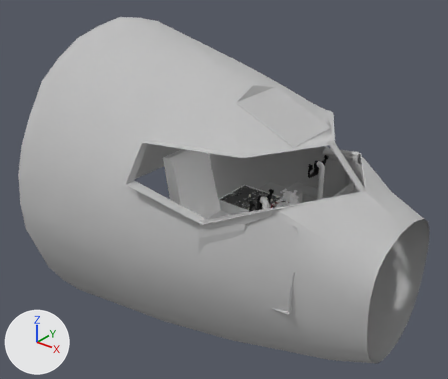
The glTF model b738/cockpit.glb, before and after one commit.
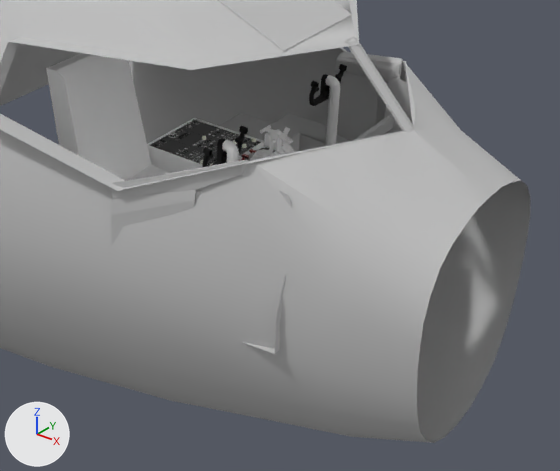
There are two pictures of each version: one whole from a 50 mm lens placed at (20.44, -4.65, 3.45), pointed at (16.78, -0.07, 0.62), one close up on the part from 31% to 100% of the width and 32% to 100% of the height. Every picture has the same lights, and +X, +Y and +Z are marked at lower left. The first two pictures are the older version. Vertices at exactly the same position are counted once.

The scene before the commit, as lines of its bpy script (objects in view):
```python
ob_anim832 = bpy.data.objects.new('anim832', me_anim832)
ob_anim832.location = (0.0, 0.0, 0.0)
ob_anim833 = bpy.data.objects.new('anim833', me_anim833)
ob_anim833.location = (0.0, 0.0, 0.0)
ob_anim834 = bpy.data.objects.new('anim834', me_anim834)
ob_anim834.location = (0.0, 0.0, 0.0)
ob_anim835 = bpy.data.objects.new('anim835', me_anim835)
ob_anim835.location = (0.0, 0.0, 0.0)
ob_body = bpy.data.objects.new('body', me_body)
ob_body.location = (0.0, 0.0, 0.0)
```
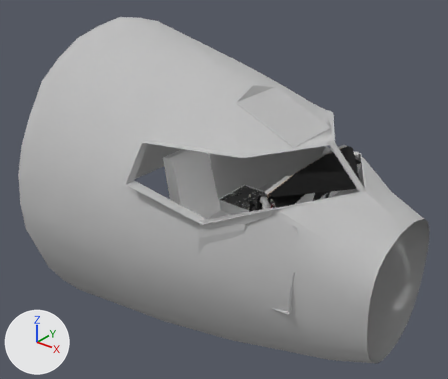
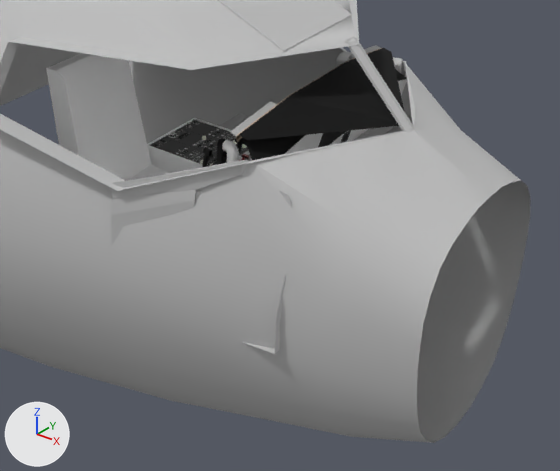
What changed in the scene script:
```text
Add img_rmi_webp:
    img_rmi_webp = load_image('RMI.webp', 'ctex/RMI.webp', 1024, 1024, 'sRGB')
Add img_du_panel_webp:
    img_du_panel_webp = load_image('du-panel.webp', 'ctex/du-panel.webp', 256, 256, 'sRGB')
Change mat_mat_003:
    mat_mat_003.base_color: (1.0, 1.0, 0.89) -> (0.0, 0.0, 0.0)  # white #fffff2 -> black #000000
Change mat_mat_005:
    mat_mat_005.base_color: (0.8, 0.8, 0.8) -> (0.473, 0.346, 0.258)  # white #e7e7e7 -> beige #b79f8b
Change mat_mat_006:
    mat_mat_006.base_color: (0.0, 0.0, 0.0) -> (1.0, 1.0, 0.89)  # black #000000 -> white #fffff2
Add mat_rmi_png:
    mat_rmi_png = bpy.data.materials.new('RMI.png')
    # uses the picture img_rmi_webp
Add mat_du_panel_png:
    mat_du_panel_png = bpy.data.materials.new('du-panel.png')
    # uses the picture img_du_panel_webp
Add mat_mat_007:
    mat_mat_007 = principled_material('mat.007')
    mat_mat_007.base_color = (1.0, 0.0, 0.003)  # red #ff000a
    mat_mat_007.roughness = 1.0
Change me_body:
    used by ob_body; location = (0.0, 0.0, 0.0)
    remove me_body.from_pydata(...)  # 11037 vertices, 20060 faces; spans x 15.25..18.74, y -1.51..1.55, z -1.23..2.2
    add me_body.from_pydata(...)  # 14096 vertices, 25526 faces; spans x 15.25..18.74, y -1.51..1.55, z -1.23..2.2
    me_body part 1: 1471 vertices added at x 17.68..18.28, y -0.74..0.78, z 0.12..1.17
    other edits to the shape of me_body do not show in these pictures
    add me_body.materials.append(mat_rmi_png)
    add me_body.materials.append(mat_du_panel_png)
    add me_body.materials.append(mat_mat_005)  # beige #b79f8b
    add me_body.materials.append(mat_mat_006)  # white #fffff2
    add me_body.materials.append(mat_mat_007)  # red #ff000a
Change me_anim834:
    where me_anim834.from_pydata(...)  # 493 vertices, 900 faces; spans x 17.5..17.553, y 0.372..0.705, z 0.778..0.951
    remove me_anim834.materials.append(mat_mat_006)  # black #000000
    add me_anim834.materials.append(mat_mat_003)  # black #000000
Change me_anim835:
    where me_anim835.from_pydata(...)  # 493 vertices, 900 faces; spans x 17.521..17.575, y -0.657..-0.325, z 0.778..0.951
    remove me_anim835.materials.append(mat_mat_006)  # black #000000
    add me_anim835.materials.append(mat_mat_003)  # black #000000
```

What differs and where, as boxes [x1, y1, x2, y2] in the close-ups (560 x 471 px):
'body', reshaped: [0, 0, 531, 443] in both
'anim833', recoloured: [325, 75, 340, 146] in both
'anim834', recoloured: [309, 64, 347, 106] in both
part 1 of me_body, added: after [230, 45, 407, 160]
